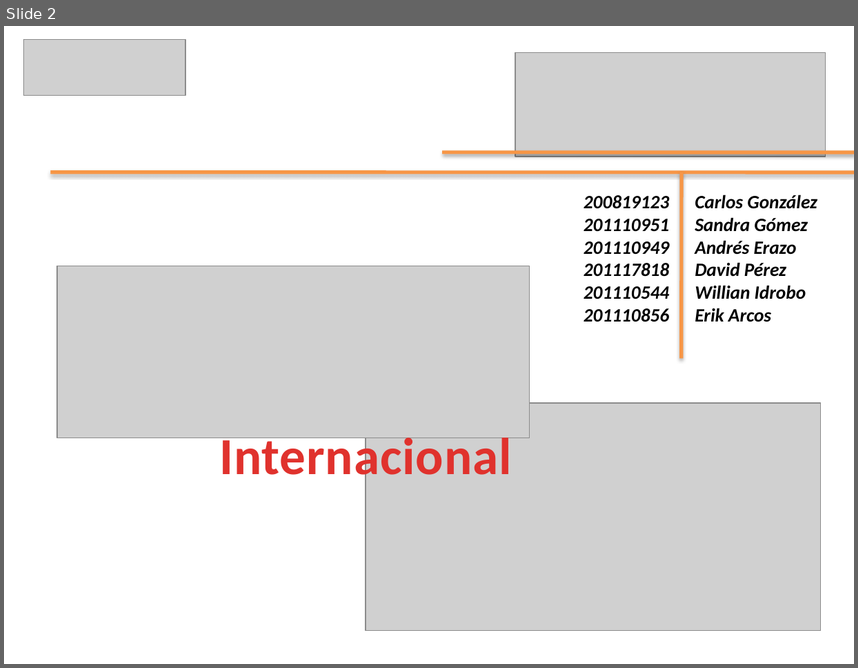
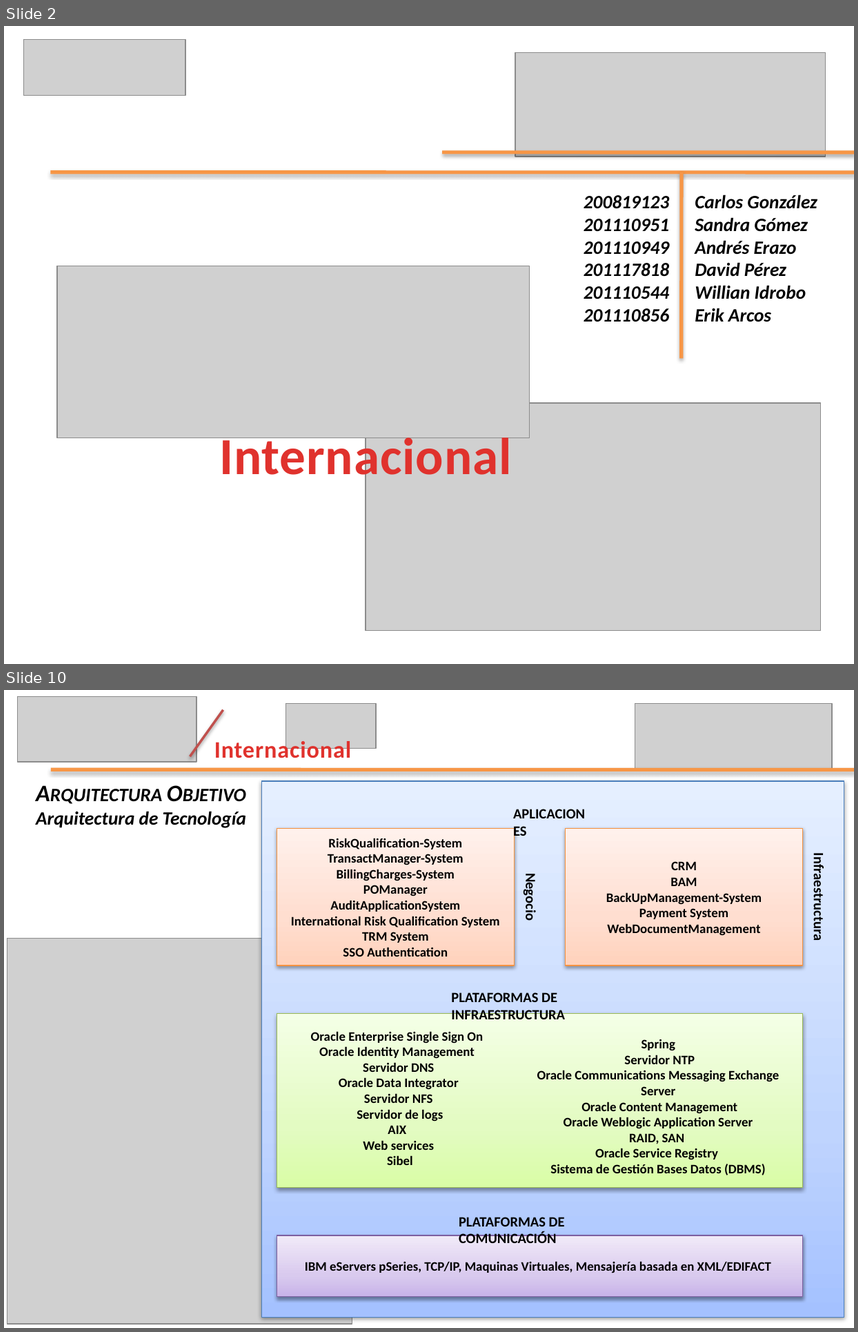
Before and after one commit to leseroth/ingenium-managment, a slide deck: CSOF5100 Proyecto 1/0621PresentacionIngenium.pptx. Shown one above the other, each under a label of ours: slide 2 before the commit, slides 2 and 10 after it; the slides between them are not shown. The pictures are 858x668 and 858x1332 pixels, drawn with LibreOffice and Linux fonts; fonts in the diff are those of the drawing; grey boxes stand for pictures. Boxes give left, top, right and bottom in pixels: in the first picture for what was removed or moved away, otherwise in the second. Text is boxed around its words. In the diff, an @@ line names an element or a change of style, - is before the commit and + after.

```diff
--- a/CSOF5100 Proyecto 1/0621PresentacionIngenium.pptx
+++ b/CSOF5100 Proyecto 1/0621PresentacionIngenium.pptx
@@ slide 10 added at (4, 690, 854, 1328), background #FFFFFF @@
@@ picture added at (18, 697, 197, 762) @@
@@ line added from (190, 756) to (223, 709), #C0504D 2 pt @@
@@ picture added at (286, 704, 377, 749) @@
@@ picture added at (635, 704, 832, 770) @@
@@ text added at (214, 738, 352, 758), 20 pt, text gradient #E0322D to #A2201C, bold @@
+Internacional
@@ line added from (51, 770) to (854, 770), #F79646 3 pt @@
@@ text added at (36, 811, 246, 828), 16 pt, text #000000, bold, italic @@
+Arquitectura Objetivo
+Arquitectura de Tecnología
@@ picture added at (7, 938, 352, 1323) @@
@@ group added at (261, 781, 844, 1317): 7 texts, 5 rectangles @@
+RiskQualification-System
+TransactManager-System
+BillingCharges-System
+POManager
+AuditApplicationSystem
+International Risk Qualification System
+TRM System
+SSO Authentication
+CRM
+BAM
+BackUpManagement-System
+Payment System
+WebDocumentManagement
+Oracle Enterprise Single Sign On
+Oracle Identity Management
+Servidor DNS
+Oracle Data Integrator
+Servidor NFS
+Servidor de logs
+AIX
+Web services
+Sibel
+Spring
+Servidor NTP
+Oracle Communications Messaging Exchange Server
+Oracle Content Management
+Oracle Weblogic Application Server
+RAID, SAN
+Oracle Service Registry
+Sistema de Gestión Bases Datos (DBMS)
+IBM eServers pSeries, TCP/IP, Maquinas Virtuales, Mensajería basada en XML/EDIFACT
+APLICACIONES
+Negocio
+Infraestructura
+PLATAFORMAS DE INFRAESTRUCTURA
+PLATAFORMAS DE COMUNICACIÓN
```
Also in this commit, not shown: 11 slides changed, 15 other slides added, 13 slides removed.
